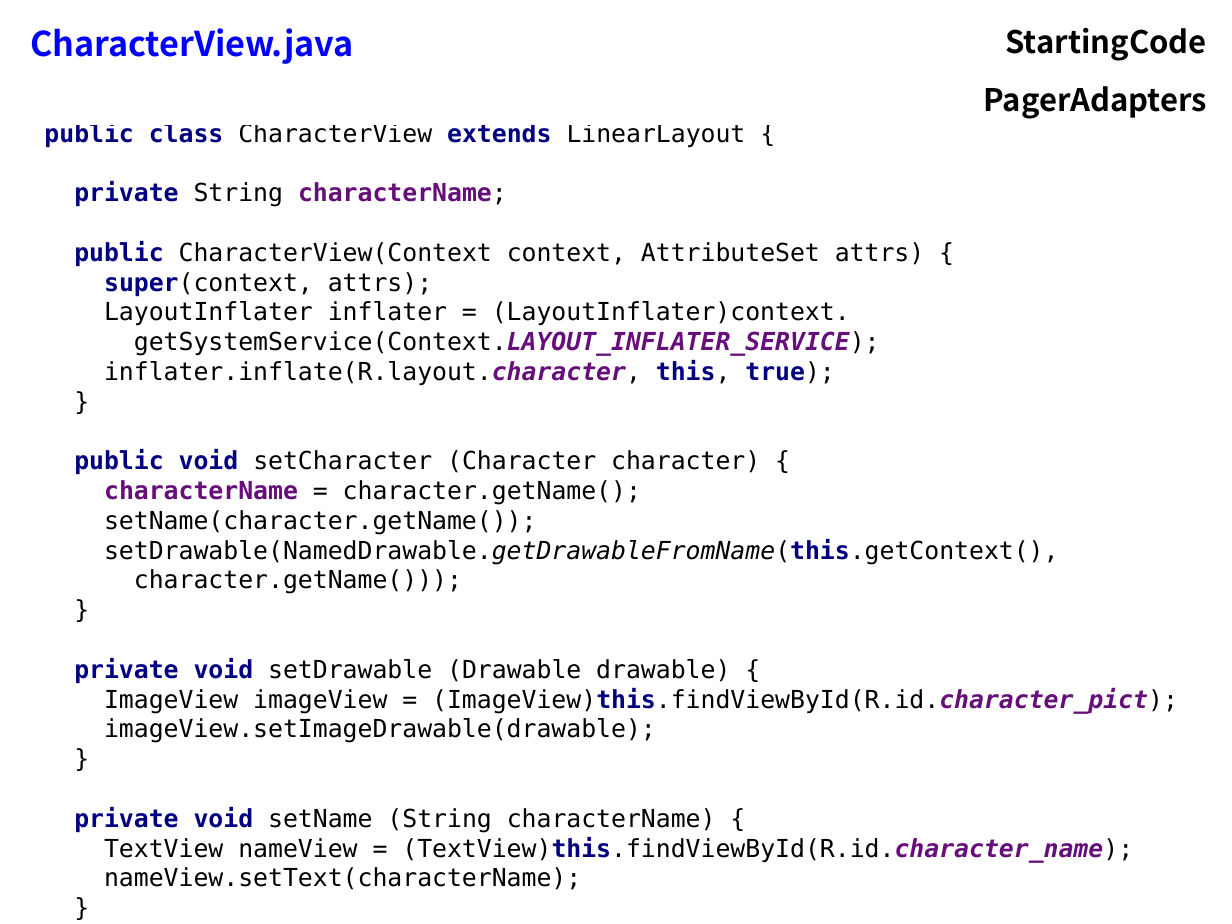
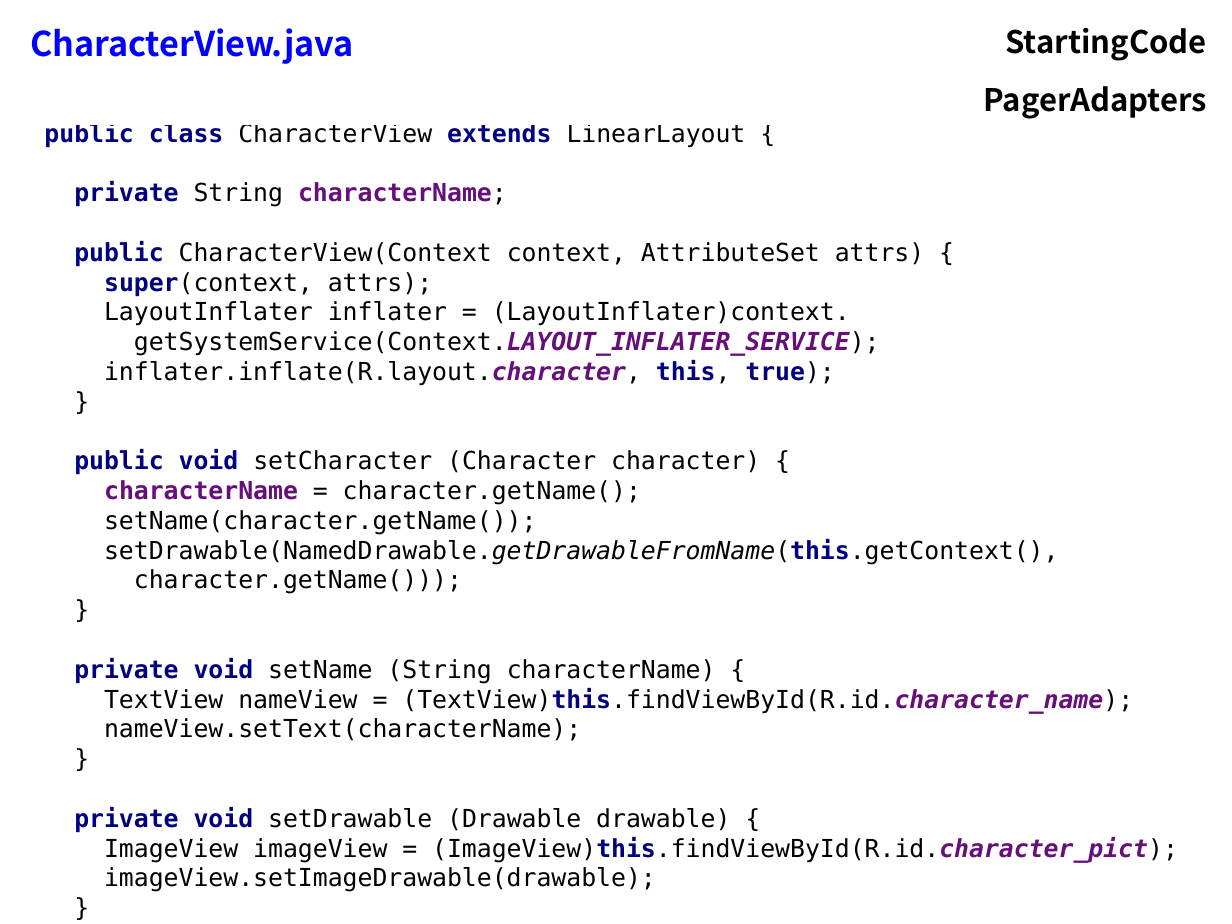
Before and after one commit to flocela/PagerAdaptersHandouts, a slide deck: slide 4 of PagerAdapterPresentation.odp. Drawn at 1232x924 pixels with LibreOffice and Linux fonts; fonts in the diff are those of the drawing. Boxes give left, top, right and bottom in pixels: in the first picture for what was removed or moved away, otherwise in the second. Text is boxed around its words. In the diff, an @@ line names an element or a change of style, - is before the commit and + after.

```diff
--- a/PagerAdapterPresentation.odp
+++ b/PagerAdapterPresentation.odp
@@ text at (x1=74, y1=181, x2=1178, y2=892): text changed @@
-private String characterName;
-public CharacterView(Context context, AttributeSet attrs) {
-super(context, attrs);
-LayoutInflater inflater = (LayoutInflater)context.
-getSystemService(Context.LAYOUT_INFLATER_SERVICE);
-inflater.inflate(R.layout.character, this, true);
-}
-public void setCharacter (Character character) {
-characterName = character.getName();
-setName(character.getName());
-setDrawable(NamedDrawable.getDrawableFromName(this.getContext(),
-character.getName()));
-}
-private void setDrawable (Drawable drawable) {
-ImageView imageView = (ImageView)this.findViewById(R.id.character_pict);
-imageView.setImageDrawable(drawable);
-}
-private void setName (String characterName) {
-TextView nameView = (TextView)this.findViewById(R.id.character_name);
-nameView.setText(characterName);
-}
-}
+private String characterName;
+public CharacterView(Context context, AttributeSet attrs) {
+super(context, attrs);
+LayoutInflater inflater = (LayoutInflater)context.
+getSystemService(Context.LAYOUT_INFLATER_SERVICE);
+inflater.inflate(R.layout.character, this, true);
+}
+public void setCharacter (Character character) {
+characterName = character.getName();
+setName(character.getName());
+setDrawable(NamedDrawable.getDrawableFromName(this.getContext(),
+character.getName()));
+}
+private void setName (String characterName) {
+TextView nameView = (TextView)this.findViewById(R.id.character_name);
+nameView.setText(characterName);
+}
+private void setDrawable (Drawable drawable) {
+ImageView imageView = (ImageView)this.findViewById(R.id.character_pict);
+imageView.setImageDrawable(drawable);
+}
+}
```
Also in this commit, not shown: 7 other slides changed, 7 slides added, 2 slides removed, 1 other file.
